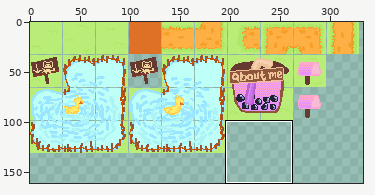
A pixel-art file gets an edit: public/assets/tilemap.aseprite. Above: a wide view before the commit, with the close-up outlined.
Close-up. The starting point:
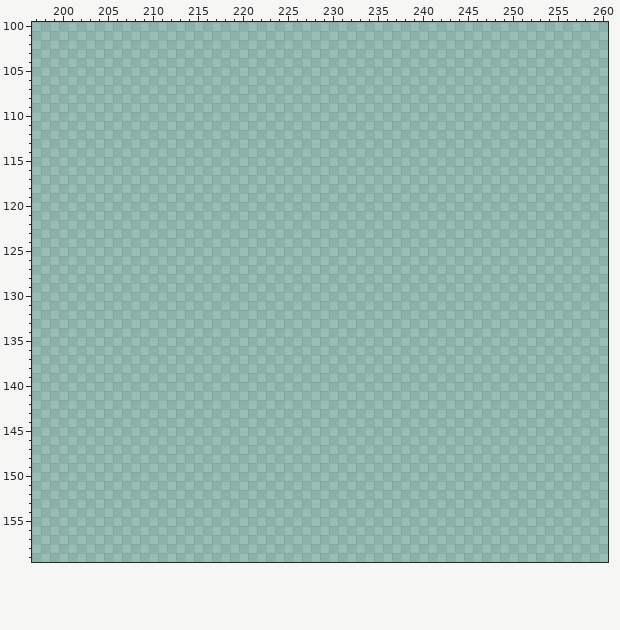
512x256 pixels, 1 frame. Shown: x 197..260, y 100..159. The wide view leaves out empty margins. The commit also changed other parts of the picture, which this record leaves out.
The same view after the edit:
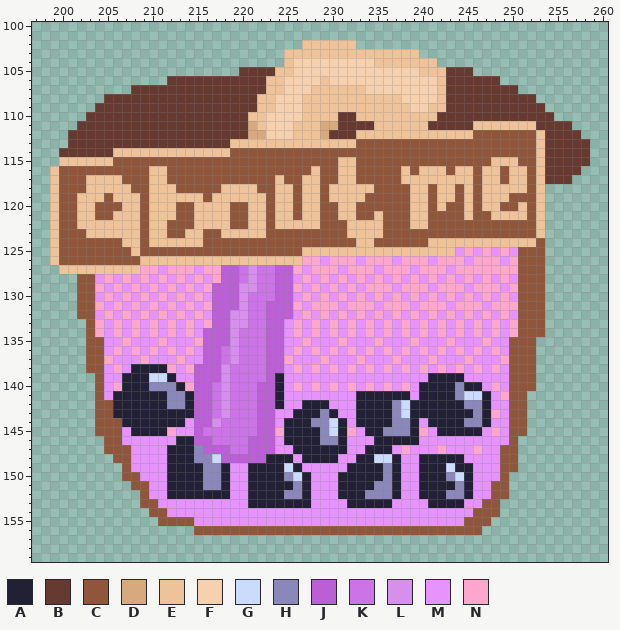
Palette (. is transparent): A #222034  B #663931  C #8f563b  D #d6a97e  E #eec39a  F #f6d1af  G #cbdbfc  H #8c87bb  J #bb5fd6  K #cd73e8  L #d78fed  M #e693ff  N #ffa6cd
What changed:
@@ x 197..260 @@
 101 ................................................................
-102 ................................................................
-103 ................................................................
-104 ................................................................
-105 ................................................................
-106 ................................................................
-107 ................................................................
-108 ................................................................
-109 ................................................................
-110 ................................................................
-111 ................................................................
-112 ................................................................
-113 ................................................................
-114 ................................................................
-115 ................................................................
-116 ................................................................
-117 ................................................................
-118 ................................................................
-119 ................................................................
-120 ................................................................
-121 ................................................................
-122 ................................................................
-123 ................................................................
-124 ................................................................
-125 ................................................................
-126 ................................................................
-127 ................................................................
-128 ................................................................
-129 ................................................................
-130 ................................................................
-131 ................................................................
-132 ................................................................
-133 ................................................................
-134 ................................................................
-135 ................................................................
-136 ................................................................
-137 ................................................................
-138 ................................................................
-139 ................................................................
-140 ................................................................
-141 ................................................................
-142 ................................................................
-143 ................................................................
-144 ................................................................
-145 ................................................................
-146 ................................................................
-147 ................................................................
-148 ................................................................
-149 ................................................................
-150 ................................................................
-151 ................................................................
-152 ................................................................
-153 ................................................................
-154 ................................................................
-155 ................................................................
-156 ................................................................
+102 ..............................EEEEEE............................
+103 ............................EEEEEEEEEEEEEEE.....................
+104 ............................EFFFFFFFFFEEEEEEE...................
+105 .......................BBBBEEFFFFFFFFFFFFFFEEEBBB...............
+106 ...............BBBBBBBBBBBEEFFFFEFFFFFFFFFFFFEBBBBBB............
+107 ...........BBBBBBBBBBBBBBBEEFFFEEEEEEFFFFFFFFEBBBBBBBB..........
+108 ........BBBBBBBBBBBBBBBBBEEFFFEEEEEEEEEEEFFFFEBBBBBBBBBB........
+109 .......BBBBBBBBBBBBBBBBBBEEFFFEEEEEEEEEEEEFFEEBBBBBBBBBBB.......
+110 ......BBBBBBBBBBBBBBBBBBEEFFFFEEEEBBEEEEEEEEEBBBBBBBBBBBBB......
+111 .....BBBBBBBBBBBBBBBBBBBDEFFFEEEDDBBBBEEEEEEBBBBBEEEEEEEBBBB....
+112 ....BBBBBBBBBBBBBBBBBBBBDDFFFEEEDBBBEEEEEEEEEEEEECCCCCCCEBBBB...
+113 ....BBBBBBBBBBBBBBBBBBEEEEEEEEEEEEEECCCCCCCCCCCCCCCCCCCCEBBBBB..
+114 ...BBBBBBEEEEEEEEEEEEECCCCCCCCCCCCCCCCCCCCCCCCCCCCCCCCCCEBBBBB..
+115 ...EEEEEECCCCCCCCCCCCCCCCCCCCCCCCCEECCCCCCCCCCCCCCCEEECCEBBBBB..
+116 ..ECCCCCCCCCCEECCCCCCCCCCCCCCCCECCEECCCCCECEEECEECEECEECEBBBB...
+117 ..ECCCEEEECCCEECCCCCCCCCCCCECCEECCEECCCCCEEEEEEEECEECEECEBBB....
+118 ..ECCCEEEEECCEEECCCCCEEEECCEECEECEEEEECCCCEECEECECEEEEECE.......
+119 ..ECCEEECEEECEEEEEECEEEEEECEECEECEEEECCCCCEECEECECEEECCCE.......
+120 ..ECCEECCCEECEEECCEEEECCEECEECEECCEECCCCCCEECECCECEECCECE.......
+121 ..ECCEECCEEECEEECCEEEECCEECEECEECCEECCECCCEECCCCECCEEEECE.......
+122 ..ECCEEEEEEECEECCCEEEECCEECEEEEECCCEEEECCCEECCCCCCCCCCCCE.......
+123 ..ECCCEEEEEECEECCEECCEEEEECCCCCCCCCEEEECCCCCCCCCCCCCCCCCE.......
+124 ..ECCCCCCCEECEEEEEECCCCCCCCCCCCCCCCCEECCCCCCEEEEEEEEEEEEC.......
+125 ..ECCCCCCCCECCCCCCCCCCCCCCCCCCEEEEEEEEEEEEEEEEEMNMNMNMCCC.......
+126 ..ECCCCCCCCCEEEEEEEEEEEEEEEEEENNMNNNMNNNMNNNMNNNMNNNMNCCC.......
+127 ...EEEEEEEEENNMNNNMNNJJKLKKJJNMNNNMNNNMNNNMNNNMNNNNNNNCCC.......
+128 .....CCMNMNMNMNMNMNMNJJKLKKJJMNMNMNMNMNMNMNMNMNMNMNMNMCCC.......
+129 .....CCNMNMNMNMNMNMNJJJLLKKJJNMNMNMNMNNNMNNNMNNNMNNNMNCCC.......
+130 .....CCMNMNMNMNMNMNMJJJLKKKJJMNMNMNMNMNMNMNMNMNMNMNMNMCCC.......
+131 .....CCNMNMNMNMNMNMNJJJLKKJJJNMNNNMNNNMNNNMNNNMNNNMNNNCCC.......
+132 .....CCMNMNMNMNMNMNMJJLLKKJJJMNMNMNMNMNMNMNMNMNMNMNMNMCCC.......
+133 ......CNMNMNMNMNMNMNJJLLKKJJMNMNMNMNMNMNMNMNMNMNMNMNMNCCC.......
+134 ......CNMNMNMNMNMNMJJJLKKKJJMNMNMNMNMNMNMNMNMNMNMNMNMNCCC.......
+135 ......CCMMNMMMNMMMNJJJLKKKJJMMNMMMNMMMNMMMNMMMNMMMNMMCCC........
+136 ......CCMNMNMNMNMNMJJKLKKKJJMNMNMNMNMNMNMNMNMNMNMNMNMCCC........
+137 ......CCNMMMNMMMNMMJJKLKKKJJNMMMNMMMNMMMNMMMNMMMNMMMNCCC........
+138 ......CCMNMAAAANMNJJJLKKKKJJMNMNMNMNMNMNMNMNMNMNMNMNMCCC........
+139 .......CMMAAAGGAMMJJJLKKKKJAMMMMMMMMMMMMMMMMAAAAMMMMMCCC........
+140 .......CMNAAAHHHANJJKLKKKJJAMNMNMNMNMNMNMNMAAAAHAAMNMCCC........
+141 .......CMAAAAAAHHAJJKLKKKJJAMMMMMMMMAAAAAAMAAAAHGGAMNCC.........
+142 .......CCAAAAAAHHAJJKLKKKJJAMMAAAMMMAAAAHGAAAAAAHHAMMCC.........
+143 .......CCAAAAAAAAAJJKLKKKJJMMAAAHAMMAAAAHGAAAAAAAHANMCC.........
+144 .......CCCAAAAAAAMJJLKKKKJJMAAAHHGAMAAAAHHAMAAAAHHAMMCC.........
+145 .......CCCMAAAANMMJKKKKKKJJNAAAAHGANMAAHHHANMAAAAAMNMCC.........
+146 ........CCMMMMMMAAJJKKKKJJJMAAAAHHAMMMAAAAAMMMMMMMMMMC..........
+147 ........CCCMMMMAAAHJJJKKJJJMMAAAAAAMMAAAMNMMMNMMMNMMCC..........
+148 .........CCMMMMAAAHHGJJJJJAAAMAAAAMMAAGGAMMAAAAAMMMMCC..........
+149 ..........CMMMMAAAAHHAMMAAAAGAMMMMMAAAAHAMMAAAGAAMMMCC..........
+150 ..........CCMMMAAAAHHAMMAAAAHGAMMMAAAAAHAMMAAAHGAMMMC...........
+151 ...........CCMMAAAAHHAMMAAAAAHAMMMAAAAHHAMMAAAAHAMMCC...........
+152 ............CMMAAAAAAAMMAAAAHHAMMMAAAHHHAMMAAAHHAMMCC...........
+153 ............CCMMMMMMMMMMAAAAAAAMMMMAAAAAMMMMAAAAMMCC............
+154 .............CCMMMMMMMMMMMMMMMMMMMMMMMMMMMMMMMMMMCCC............
+155 ..............CCCCMMMMMMMMMMMMMMMMMMMMMMMMMMMMMMCCC.............
+156 ..................CCCCCCCCCCCCCCCCCCCCCCCCCCCCCCCC..............
 157 ................................................................
